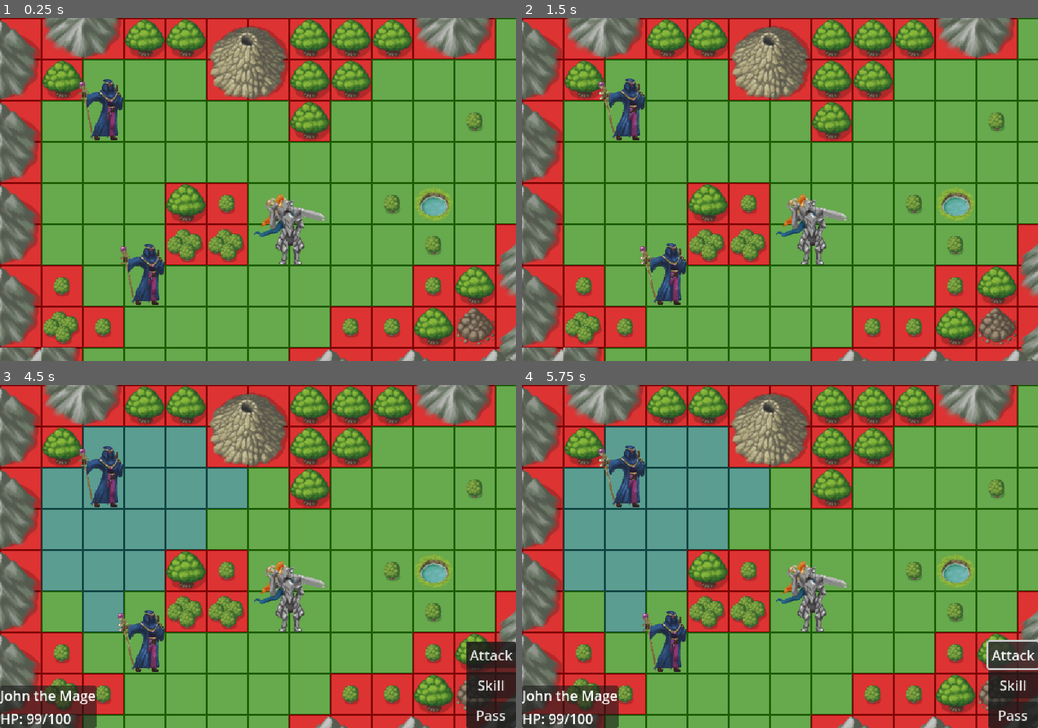
Above: before the commit, frames 1-4 (two rows, left to right).
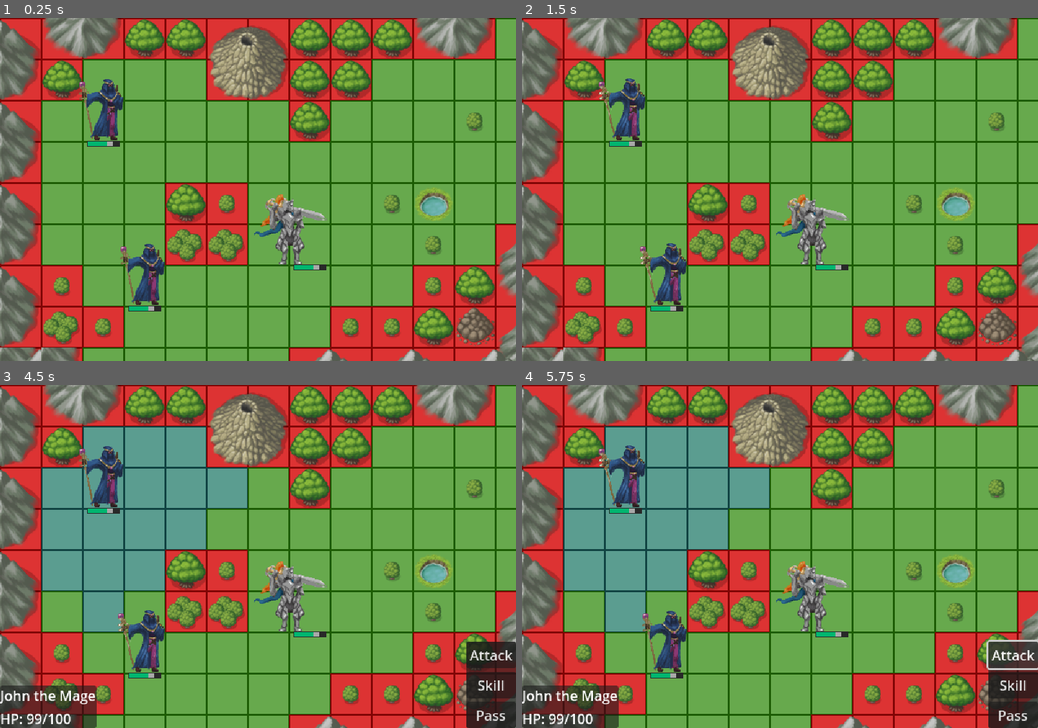
Above: after the commit, the same moments.

Repository: julKara/Defeat_the_Demonlord
Game: Godot game, scene res://world.tscn
Two runs of this game, one before a commit and one after it. Both use one fixed random seed, a clock stepped at 60 frames per second and the inputs below.
Inputs (mouse positions are in pixels of both pictures, inside the frame that each line leads up to):
- Up to frame 1 (0.25 s): no input
- Up to frame 2 (1.5 s): move the mouse to (893, 172) at 0.52 s; press the mouse at (893, 172) at 0.53 s; move the mouse to (676, 206) at 1.27 s; release the mouse at (676, 206) at 1.28 s; click (676, 206) at 1.35 s
- Up to frame 3 (4.5 s): tap Enter at 2, 3.5 s; move the mouse to (309, 481) at 2.02 s; press the mouse at (309, 481) at 2.03 s; tap Space at 2.75 s; move the mouse to (232, 625) at 2.77 s; release the mouse at (232, 625) at 2.78 s; click (232, 625) at 2.85 s; move the mouse to (412, 607) at 3.52 s; press the mouse at (412, 607) at 3.53 s; move the mouse to (103, 505) at 4.27 s; release the mouse at (103, 505) at 4.28 s; click (103, 505) at 4.35 s
- Up to frame 4 (5.75 s): click "Attack" at 5 s

The runs differ from the first frame. In frame 1, 0.3% of the frame differs, in the area x 16-64%, y 35-86%; in frame 2, 0.3%; in frame 3, 0.3%; in frame 4, 0.3%.

Commit message:
Healthbar started

Diff:
--- /dev/null
+++ b/src/Level/healthbar.gd
@@ -0,0 +1,6 @@
+extends ProgressBar
+
+@onready var timer: Timer = $Timer
+@onready var damagebar: ProgressBar = $Damagebar
+
+# Ended at 3:32
--- a/src/Units/actor.tscn
+++ b/src/Units/actor.tscn
@@ -1,10 +1,11 @@
-[gd_scene load_steps=14 format=3 uid="uid://dijjspgi8x8sv"]
+[gd_scene load_steps=19 format=3 uid="uid://dijjspgi8x8sv"]
 
 [ext_resource type="Texture2D" uid="uid://d1i60lf1ycih2" path="res://assets/character_art/mage/Mage_48x48.png" id="1_bsu0c"]
 [ext_resource type="Script" uid="uid://7mgltwn5kw4v" path="res://src/Units/actor.gd" id="1_xjefa"]
 [ext_resource type="Texture2D" uid="uid://plvyx02rvm1l" path="res://assets/character_art/mage/Mage_attack_f3.png" id="4_g0rg7"]
 [ext_resource type="Texture2D" uid="uid://cf8weowpmed" path="res://assets/character_art/mage/Mage_attack_f1.png" id="4_kj6bn"]
 [ext_resource type="Texture2D" uid="uid://834u0ejvh4nc" path="res://assets/character_art/mage/Mage_attack_f2.png" id="5_jg2tr"]
+[ext_resource type="Script" uid="uid://lv7bihs01ua5" path="res://src/Level/healthbar.gd" id="7_a5lvk"]
 [ext_resource type="Texture2D" uid="uid://dbbdi0bgi7vac" path="res://assets/character_art/mage/Mage_idle_f2.png" id="7_jg2tr"]
 
 [sub_resource type="RectangleShape2D" id="RectangleShape2D_gkf61"]
@@ -87,6 +88,23 @@
 &"selected": SubResource("Animation_xskcs")
 }
 
+[sub_resource type="StyleBoxEmpty" id="StyleBoxEmpty_kj6bn"]
+
+[sub_resource type="StyleBoxFlat" id="StyleBoxFlat_jg2tr"]
+bg_color = Color(0, 0.713539, 0.434725, 1)
+
+[sub_resource type="StyleBoxFlat" id="StyleBoxFlat_kj6bn"]
+bg_color = Color(0.158472, 0.158472, 0.158472, 1)
+expand_margin_left = 1.0
+expand_margin_top = 1.0
+expand_margin_right = 1.0
+expand_margin_bottom = 1.0
+shadow_color = Color(0, 0, 0, 0.27451)
+shadow_offset = Vector2(0, 1)
+
+[sub_resource type="StyleBoxFlat" id="StyleBoxFlat_a5lvk"]
+bg_color = Color(0.662452, 0.662452, 0.662452, 1)
+
 [node name="enemy_unit" type="CharacterBody2D"]
 script = ExtResource("1_xjefa")
 
@@ -104,3 +122,32 @@
 &"": SubResource("AnimationLibrary_a5lvk"),
 &"mageAnimations": SubResource("AnimationLibrary_jg2tr")
 }
+
+[node name="Healthbar" type="ProgressBar" parent="."]
+z_index = 1
+offset_left = -18.0
+offset_top = 24.0
+offset_right = 18.0
+offset_bottom = 29.0
+theme_override_styles/background = SubResource("StyleBoxEmpty_kj6bn")
+theme_override_styles/fill = SubResource("StyleBoxFlat_jg2tr")
+value = 60.0
+show_percentage = false
+script = ExtResource("7_a5lvk")
+
+[node name="Damagebar" type="ProgressBar" parent="Healthbar"]
+z_index = -1
+layout_mode = 1
+anchors_preset = 15
+anchor_right = 1.0
+anchor_bottom = 1.0
+grow_horizontal = 2
+grow_vertical = 2
+theme_override_styles/background = SubResource("StyleBoxFlat_kj6bn")
+theme_override_styles/fill = SubResource("StyleBoxFlat_a5lvk")
+value = 80.0
+show_percentage = false
+
+[node name="Timer" type="Timer" parent="Healthbar"]
+wait_time = 0.4
+one_shot = true
Not shown, added: src/Level/healthbar.gd.uid
